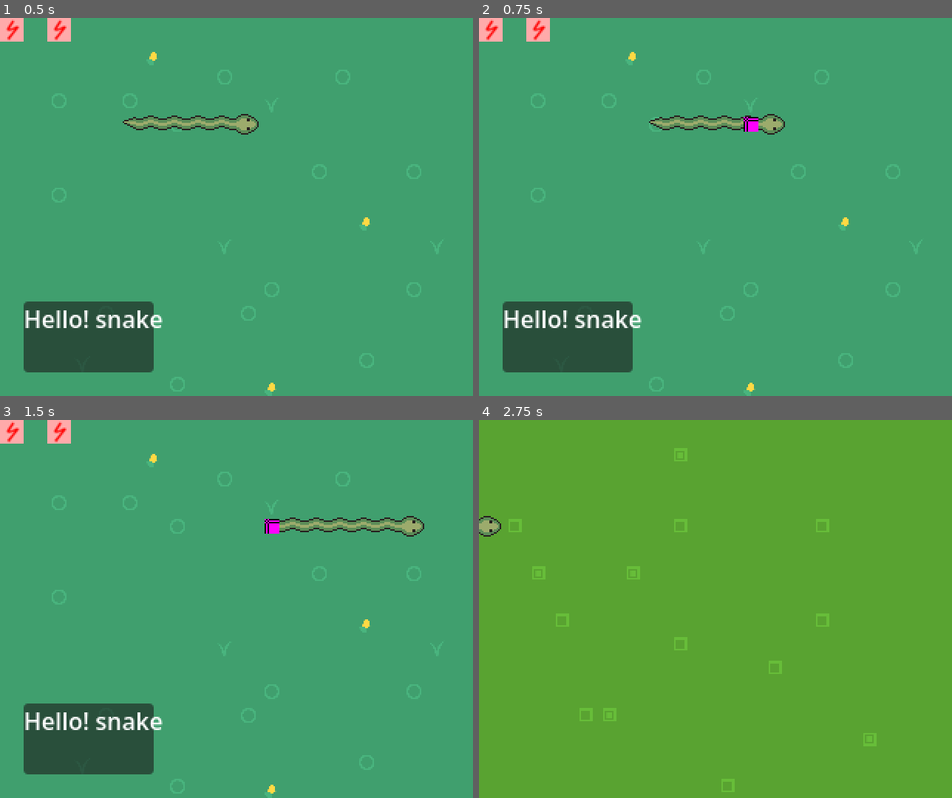
Above: before the commit, frames 1-4 (two rows, left to right).
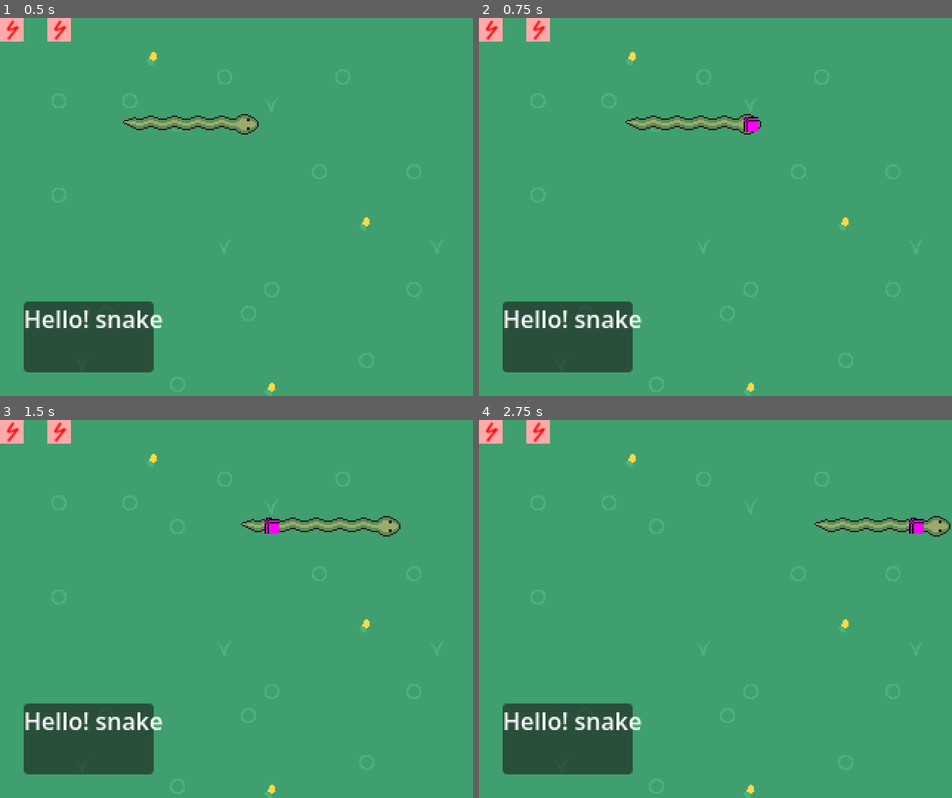
Above: after the commit, the same moments.

Repository: kalgynirae/ld59
Game: Godot game, scene res://scenes/game.tscn
Two runs of this game, one before a commit and one after it. Both use one fixed random seed, a clock stepped at 60 frames per second and the inputs below.
Inputs:
- Up to frame 1 (0.5 s): no input
- Up to frame 2 (0.75 s): hold L (move_right) from 0.53 s (still down); tap D (die) at 0.6 s
- Up to frame 3 (1.5 s): release L (move_right) at 1.28 s; hold - (speed_down) from 1.28 s (still down); tap E (extend) at 1.35 s
- Up to frame 4 (2.75 s): release - (speed_down) at 2.03 s; hold L (move_right) from 2.03 s (still down); tap R (retract) at 2.1 s

Frame 1 is identical in both runs. In frame 2, 0.5% of the frame differs, in the area x 30-65%, y 25-31%; in frame 3, 0.5%; in frame 4, 100%, in the area x 0-100%, y 0-100%.

Commit message:
CLOUD!!! and slow the movement slightly

Diff:
--- a/scenes/game.gd
+++ b/scenes/game.gd
@@ -114,8 +114,8 @@
 		0:
 			pass # handled in on_move_timer_timeout
 		1:
-			$MoveTimer.wait_time = 0.3
+			$MoveTimer.wait_time = 0.35
 		2:
-			$MoveTimer.wait_time = 0.18
+			$MoveTimer.wait_time = 0.2
 		3:
 			$MoveTimer.wait_time = 0.13
--- a/scenes/snake.gd
+++ b/scenes/snake.gd
@@ -14,6 +14,7 @@
 	Square,
 	Wave,
 	Cloud,
+	Tower,
 }
 
 func head_direction() -> String:
@@ -120,7 +121,7 @@
 	for i in length - 1:
 		add_part()
 
-func detect_shape(debug: bool = false) -> Shape:
+func detect_shape(debug: bool = true) -> Shape:
 	var segments = [["s", 1]];
 	for i in range(1, parts.size()):
 		match parts[i].turn():
@@ -134,9 +135,12 @@
 			Turn.Left:
 				segments.append(["l", 1])
 
-	if segments_match(segments, SQUARE, debug):
+	if false and segments_match(segments, SQUARE, debug):
 		print("SQUARE!!!")
 		return Shape.Square
+	elif segments_match(segments, CLOUD, debug):
+		print("CLOUD!!!")
+		return Shape.Cloud
 	else:
 		return Shape.None
 
@@ -148,17 +152,25 @@
 	[["s", 2], ["l", 1], ["s", 2], ["l", 1], ["s", 2], ["l", 1], ["s", 3]],
 	[["s", 3], ["l", 1], ["s", 3], ["l", 1], ["s", 3], ["l", 1], ["s", 4]],
 ]
+const CLOUD = [
+	[["r", 1], ["l", 1], ["r", 1], ["s", 1], ["r", 1], ["l", 1], ["r", 1], ["l", 1], ["r", 1], ["r", 1], ["s", 5]],
+	[["l", 1], ["r", 1], ["l", 1], ["s", 1], ["l", 1], ["r", 1], ["l", 1], ["r", 1], ["l", 1], ["l", 1], ["s", 5]],
+	[["s", 5], ["r", 1], ["r", 1], ["l", 1], ["r", 1], ["l", 1], ["r", 1], ["s", 1], ["r", 1], ["l", 1], ["r", 1]],
+	[["s", 5], ["l", 1], ["l", 1], ["r", 1], ["l", 1], ["r", 1], ["l", 1], ["s", 1], ["l", 1], ["r", 1], ["l", 1]],
+]
 
 func segments_match(segments: Array, patterns: Array, debug: bool) -> bool:
 	var min_segment_count = patterns[0].size()
 	if segments.size() < min_segment_count:
 		return false
 
+	print("segments=%s" % [segments])
+
 	if debug: print("Trying to match any of %s patterns" % patterns.size())
 	var matched = false
 	for p in patterns.size():
 		var pattern = patterns[p]
-		if debug: print("  pattern %s" % p)
+		if debug: print("  pattern %s: %s" % [p, pattern])
 		if pattern.size() > segments.size():
 			if debug: print("    oh wait, too small")
 			continue
@@ -172,6 +184,8 @@
 					# Straight at the beginning or end of a pattern only fails against shorter segments
 					if seg[1] < pat[1]:
 						if debug: print("      fail at %s: segment=%s too short (pattern=%s)" % [i, seg, pat])
+						pattern_matched = false
+						break
 				elif seg != pat:
 					if debug: print("      fail at %s: segment=%s != pattern=%s" % [i, seg, pat])
 					pattern_matched = false
